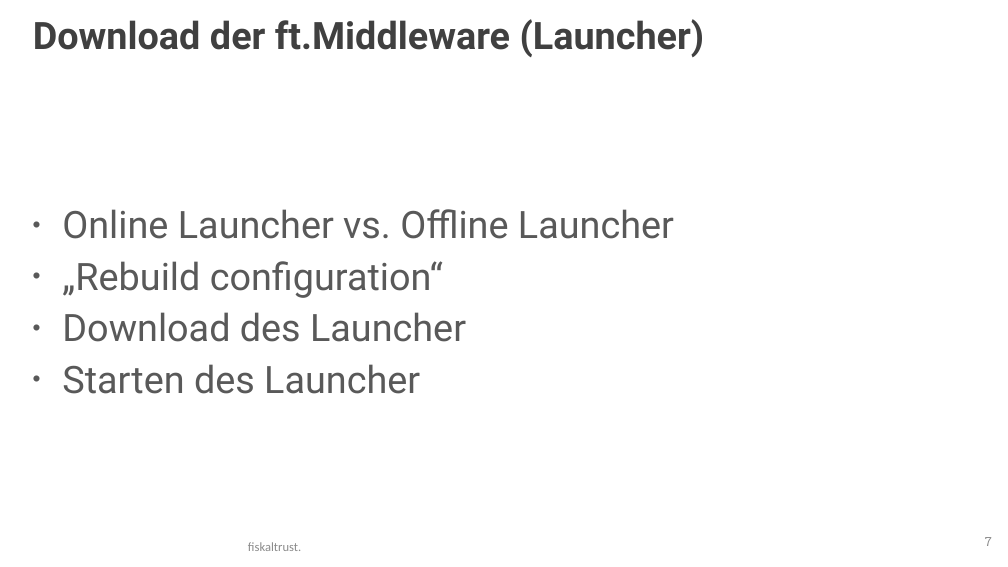
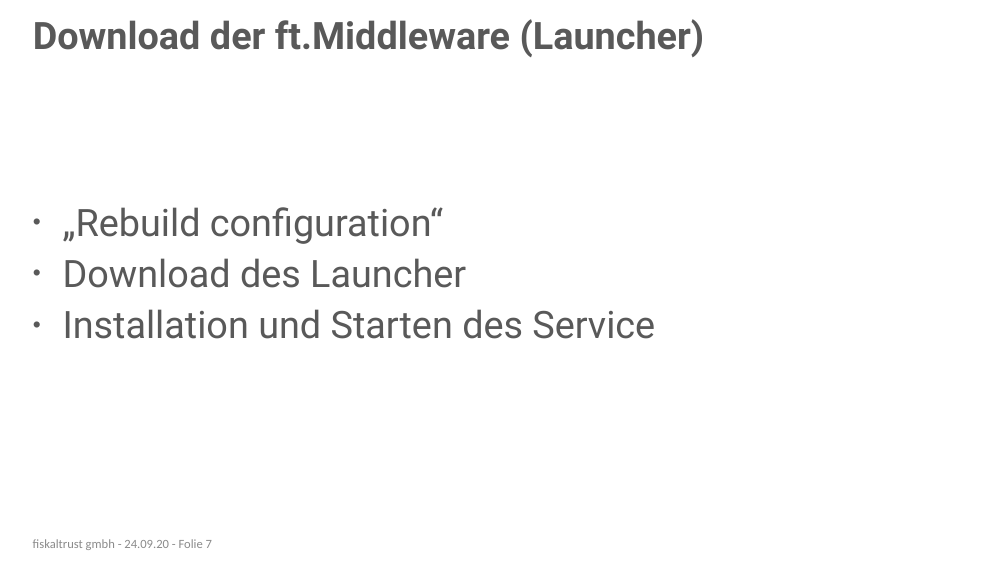
Before and after one commit to fiskaltrust/productdescription-de-doc, a slide deck: slide 7 of for-posdealers/presentation/tech/media/posdealer-tech-rollout.pptx. Drawn at 1008x567 pixels with LibreOffice and Linux fonts; fonts in the diff are those of the drawing; background and template pictures are left out. Boxes give left, top, right and bottom in pixels: in the first picture for what was removed or moved away, otherwise in the second. Text is boxed around its words. In the diff, an @@ line names an element or a change of style, - is before the commit and + after.

```diff
--- a/for-posdealers/presentation/tech/media/posdealer-tech-rollout.pptx
+++ b/for-posdealers/presentation/tech/media/posdealer-tech-rollout.pptx
@@ title "Download der ft.Middleware (Launcher)" at (x1=33, y1=19, x2=705, y2=57): text colour #404040 to #595959 @@
@@ text at (x1=62, y1=209, x2=674, y2=239): paragraph removed @@
-• Online Launcher vs. Offline Launcher
@@ text at (x1=63, y1=309, x2=655, y2=339): text changed @@
-• Starten des Launcher
+• Installation und Starten des Service
@@ text added at (x1=33, y1=539, x2=212, y2=550), 12 pt, text #8C8C8C @@
+fiskaltrust gmbh - 24.09.20 - Folie 7
@@ page number removed at (x1=985, y1=537, x2=992, y2=546) @@
-7
@@ text removed at (x1=248, y1=542, x2=301, y2=551) @@
-fiskaltrust.
```
Also in this commit, not shown: 21 other slides changed, 1 slide added.
